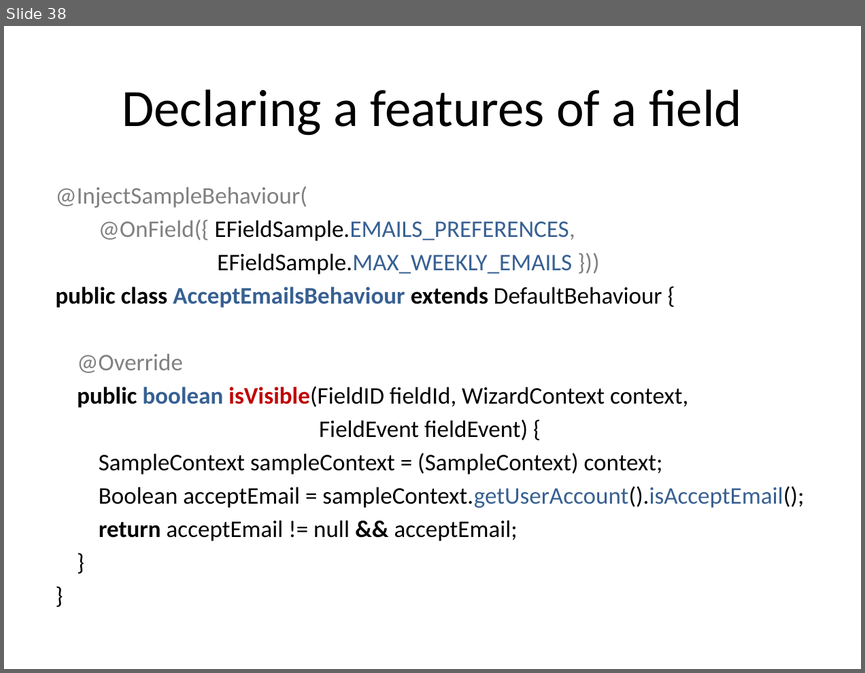
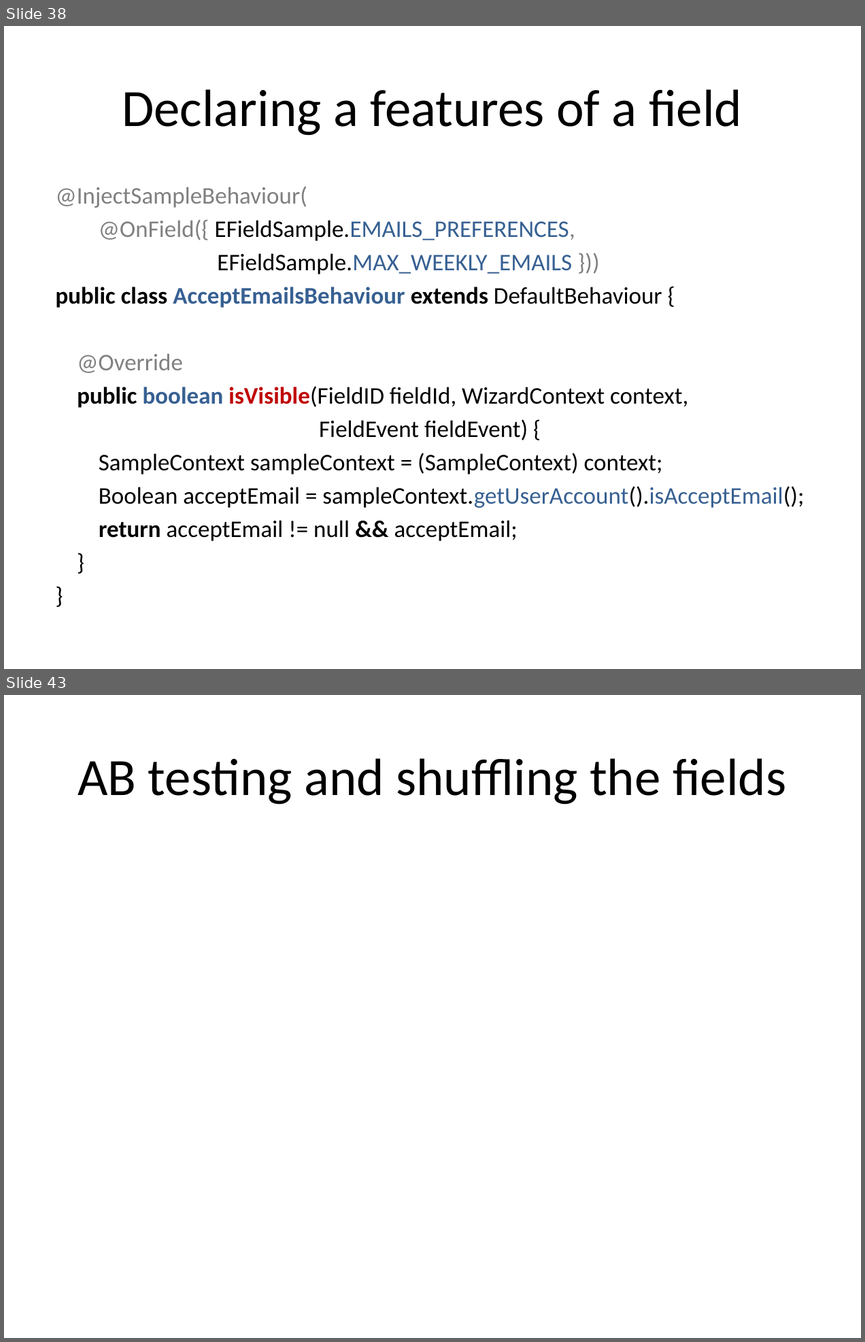
Before and after one commit to lesfurets/mdl4ui, a slide deck: mdl4ui-docs/mdl4ui_cg2013_jba_draft.pptx. Shown one above the other, each under a label of ours: slide 38 before the commit, slides 38 and 43 after it; the slides between them are not shown. The pictures are 865x673 and 865x1342 pixels, drawn with LibreOffice and Linux fonts; fonts in the diff are those of the drawing. Boxes give left, top, right and bottom in pixels: in the first picture for what was removed or moved away, otherwise in the second. Text is boxed around its words. In the diff, an @@ line names an element or a change of style, - is before the commit and + after.

```diff
--- a/mdl4ui-docs/mdl4ui_cg2013_jba_draft.pptx
+++ b/mdl4ui-docs/mdl4ui_cg2013_jba_draft.pptx
@@ slide 43 added at (4, 695, 861, 1338), background #FFFFFF @@
@@ title added at (77, 758, 786, 804), 44 pt, text #000000 @@
+AB testing and shuffling the fields
```
Also in this commit, not shown: 5 slides changed, 6 other slides added, 1 other file.
